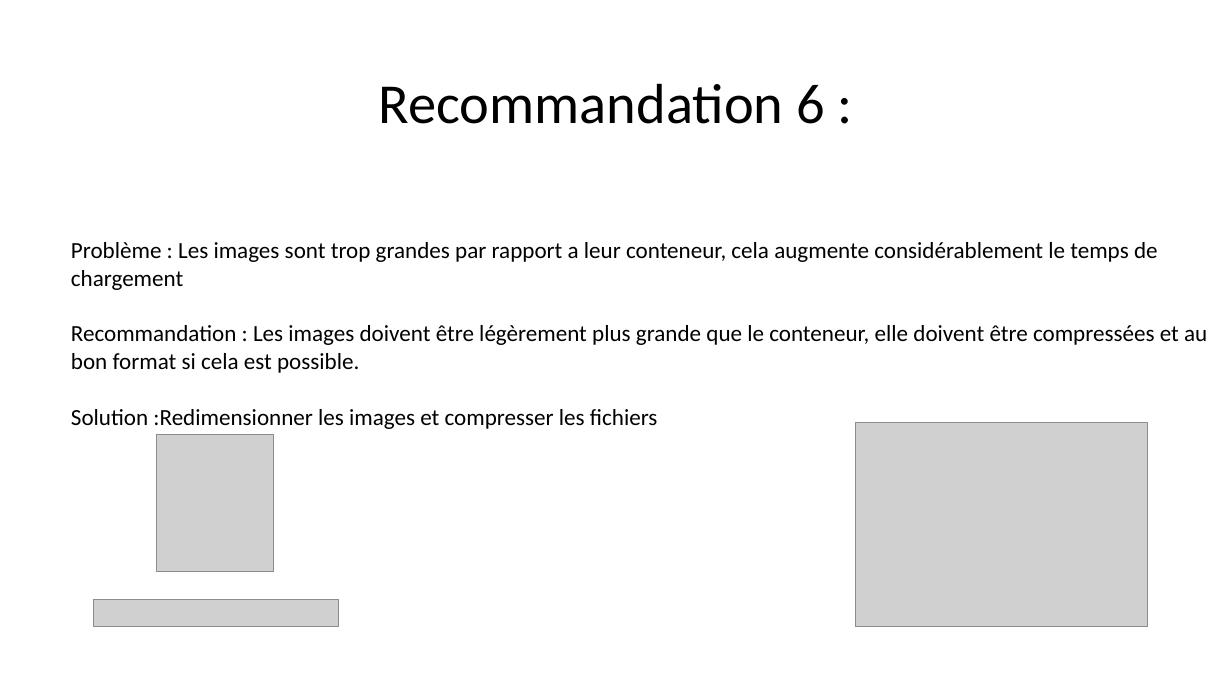
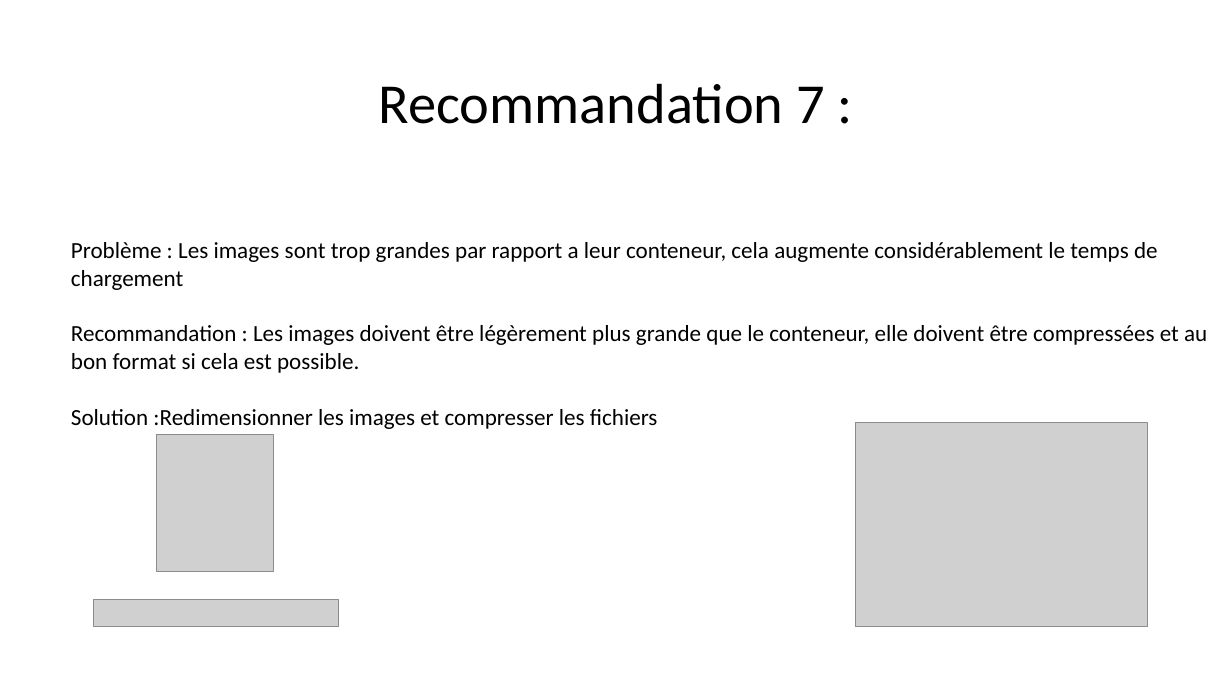
Before and after one commit to Nono-Le-Robot/TP04_Optimisez_un_site_web_existant, a slide deck: slide 10 of Ressources/Soutenance projet 04.pptx. Drawn at 1232x693 pixels with LibreOffice and Linux fonts; fonts in the diff are those of the drawing; grey boxes stand for pictures. Boxes give left, top, right and bottom in pixels: in the first picture for what was removed or moved away, otherwise in the second. Text is boxed around its words. In the diff, an @@ line names an element or a change of style, - is before the commit and + after.

```diff
--- a/Ressources/Soutenance projet 04.pptx
+++ b/Ressources/Soutenance projet 04.pptx
@@ title at (379, 83, 825, 124): text changed @@
-Recommandation 6 :
+Recommandation 7 :
```
Also in this commit, not shown: 11 other slides changed, 5 slides added, 7 slides removed, 2 other files.
